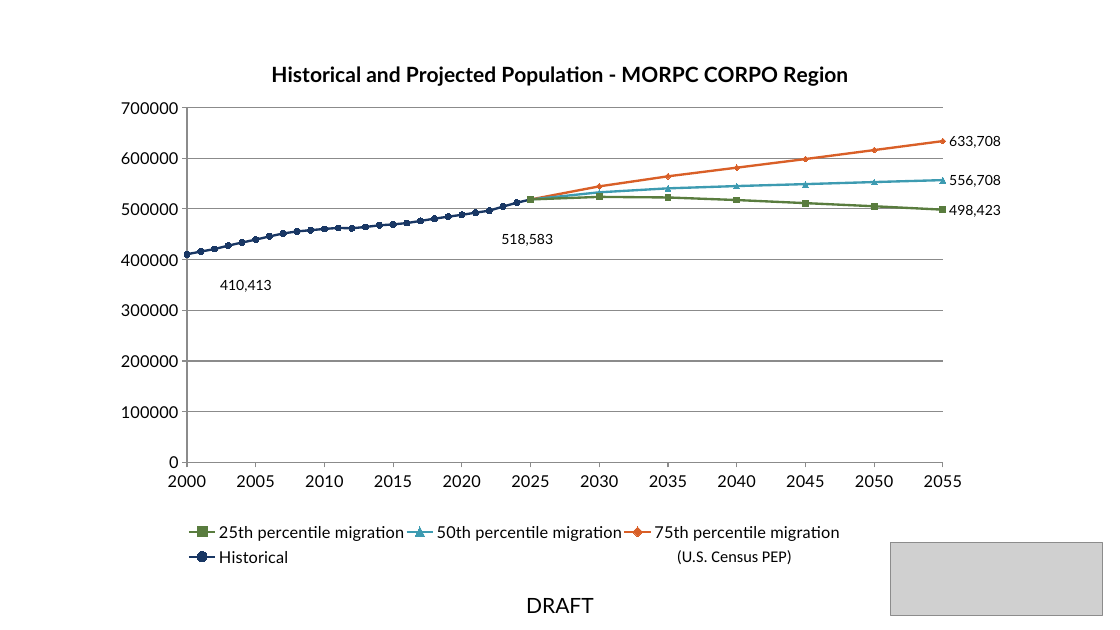
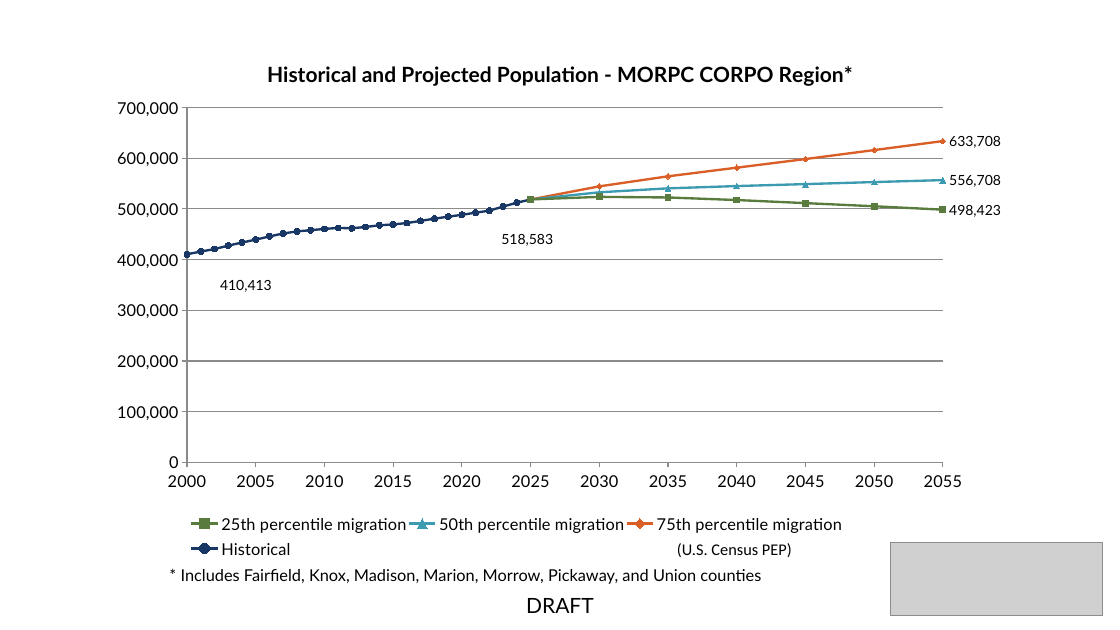
Before and after one commit to morpc/morpc-county-controls, a slide deck: slide 78 of deliverables/MORPC County Projections.pptx. Drawn at 1120x630 pixels with LibreOffice and Linux fonts; fonts in the diff are those of the drawing; grey boxes stand for pictures. Boxes give left, top, right and bottom in pixels: in the first picture for what was removed or moved away, otherwise in the second. Text is boxed around its words. In the diff, an @@ line names an element or a change of style, - is before the commit and + after.

Commit message:
Define county-based regions in slides.  Add comma separators to y-axis labels on charts.

```diff
--- a/deliverables/MORPC County Projections.pptx
+++ b/deliverables/MORPC County Projections.pptx
@@ scatter lines chart at [56,42,1065,588] @@
@@ title "Historical and Projected Population - MORPC CORPO Region" to "Historical and Projected Population - MORPC CORPO Region*" @@
@@ value axis changed @@
@@ text "(U.S. Census PEP)": place and size @@
-text "(U.S. Census PEP)" at [677,550,792,564]
+text "(U.S. Census PEP)" at [677,543,792,557]
@@ text added at [181,569,761,584], 14 pt, text #000000 @@
+* Includes Fairfield, Knox, Madison, Marion, Morrow, Pickaway, and Union counties
```
Also in this commit, not shown: 43 other slides changed, 1 other file.
